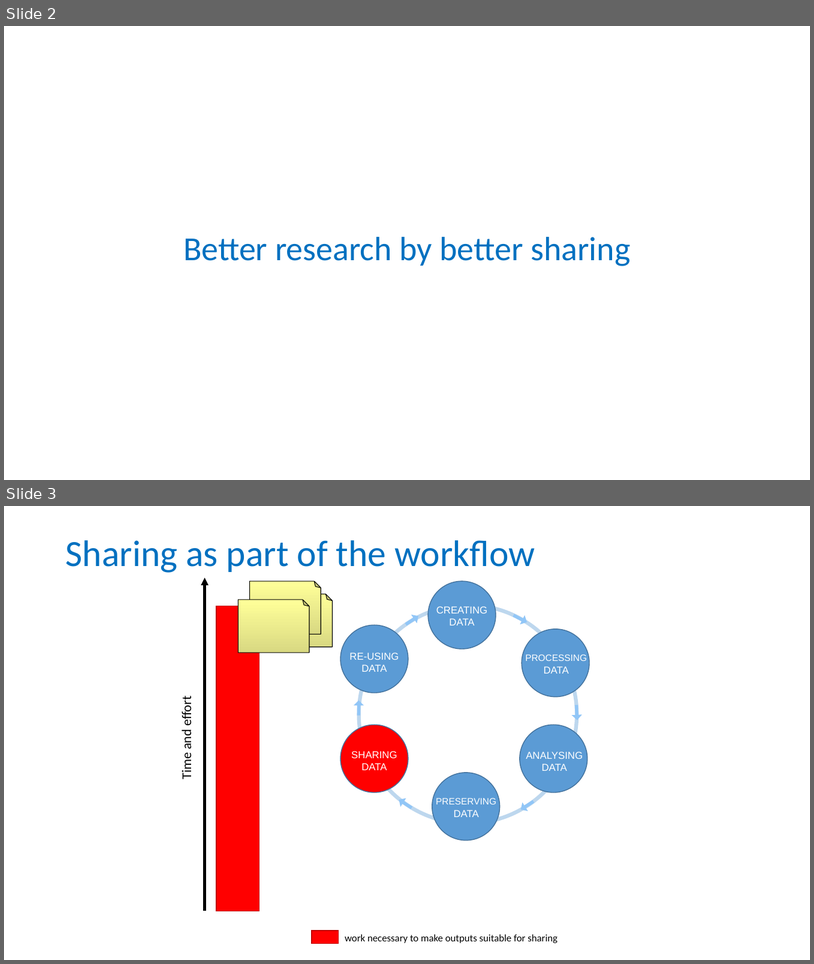
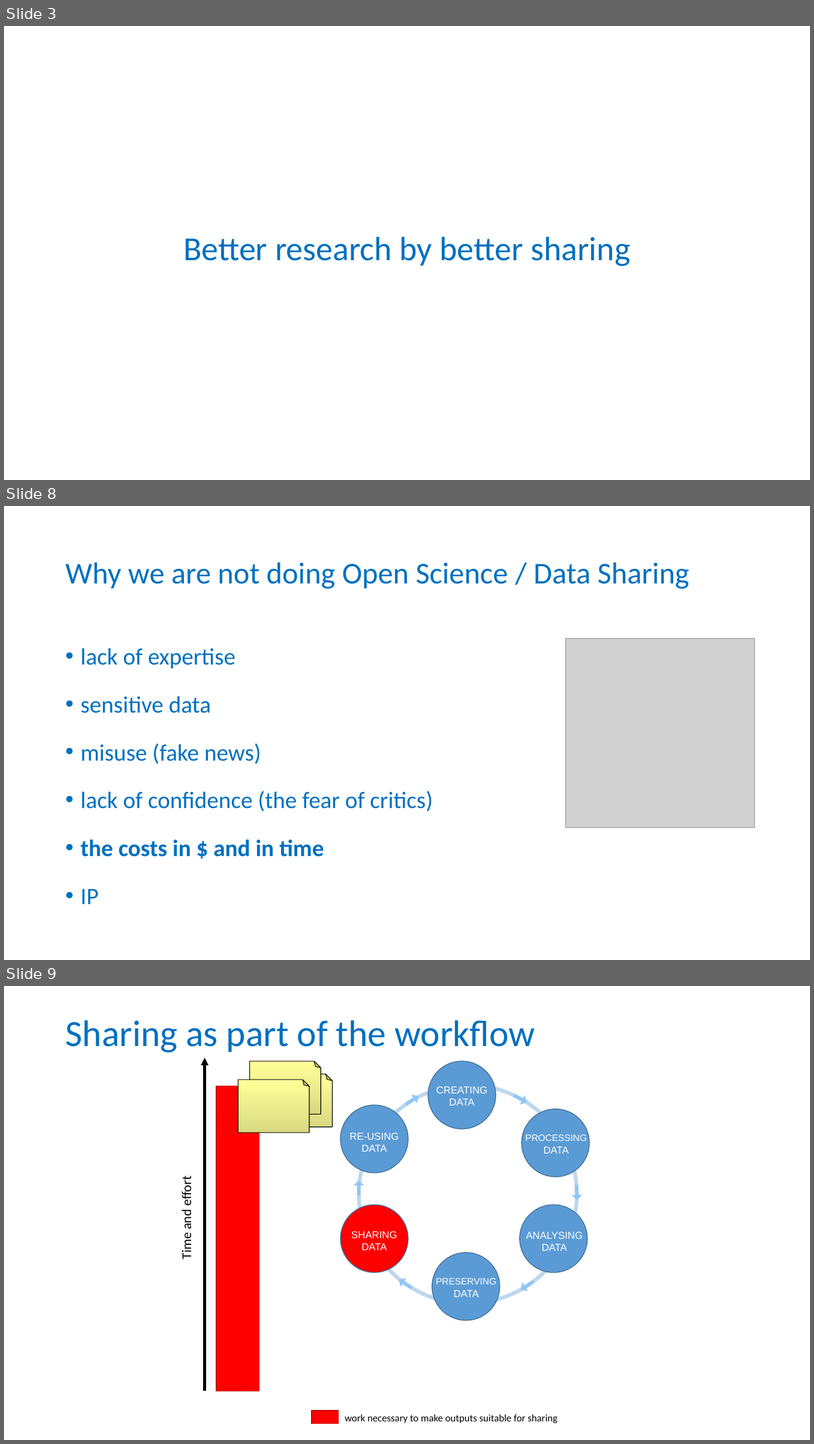
Before and after one commit to tobyhodges/probable-enigma, a slide deck: instructors/01_Why_are_we_here.pptx. Shown one above the other, each under a label of ours: slides 2 and 3 before the commit, slides 3, 8 and 9 after it; the slides between them are not shown. The pictures are 814x964 and 814x1444 pixels, drawn with LibreOffice and Linux fonts; fonts in the diff are those of the drawing; grey boxes stand for pictures; background and template pictures are left out. Boxes give left, top, right and bottom in pixels: in the first picture for what was removed or moved away, otherwise in the second. Text is boxed around its words. In the diff, an @@ line names an element or a change of style, - is before the commit and + after.

```diff
--- a/instructors/01_Why_are_we_here.pptx
+++ b/instructors/01_Why_are_we_here.pptx
@@ slide 8 added at (4, 506, 810, 960), background #FFFFFF @@
@@ title added at (65, 562, 690, 589), 36 pt, text #0070C0 @@
+Why we are not doing Open Science / Data Sharing
@@ text added at (81, 648, 433, 904), 28 pt, text #0070C0 @@
+• lack of expertise
+• sensitive data
+• misuse (fake news)
+• lack of confidence (the fear of critics)
+• the costs in $ and in time
+• IP
@@ picture added at (566, 639, 755, 828) @@
@@ what was slide 2 is now slide 3 @@
@@ what was slide 3 is now slide 9 @@
```
Also in this commit, not shown: 2 slides changed, 17 other slides added, 1 slide removed, 1 other file.
